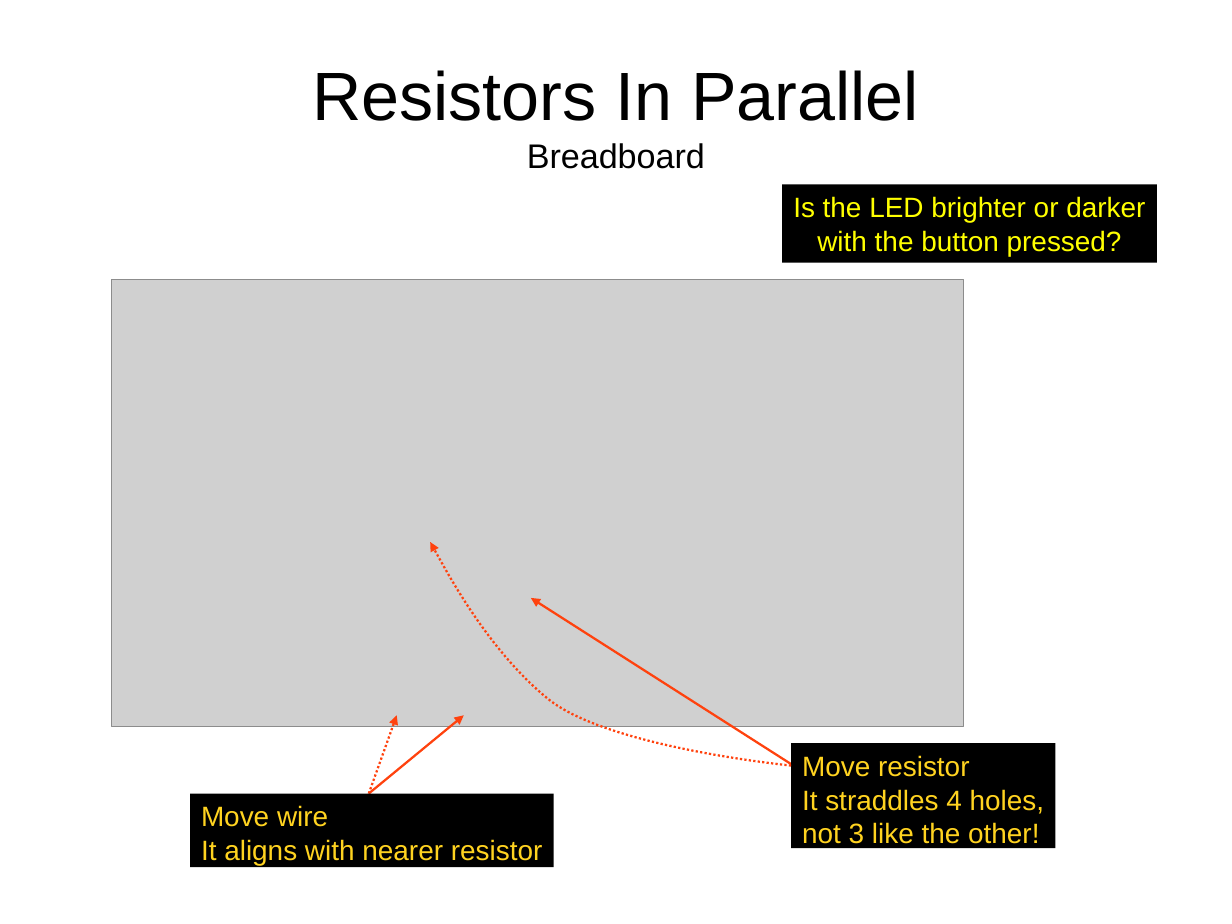
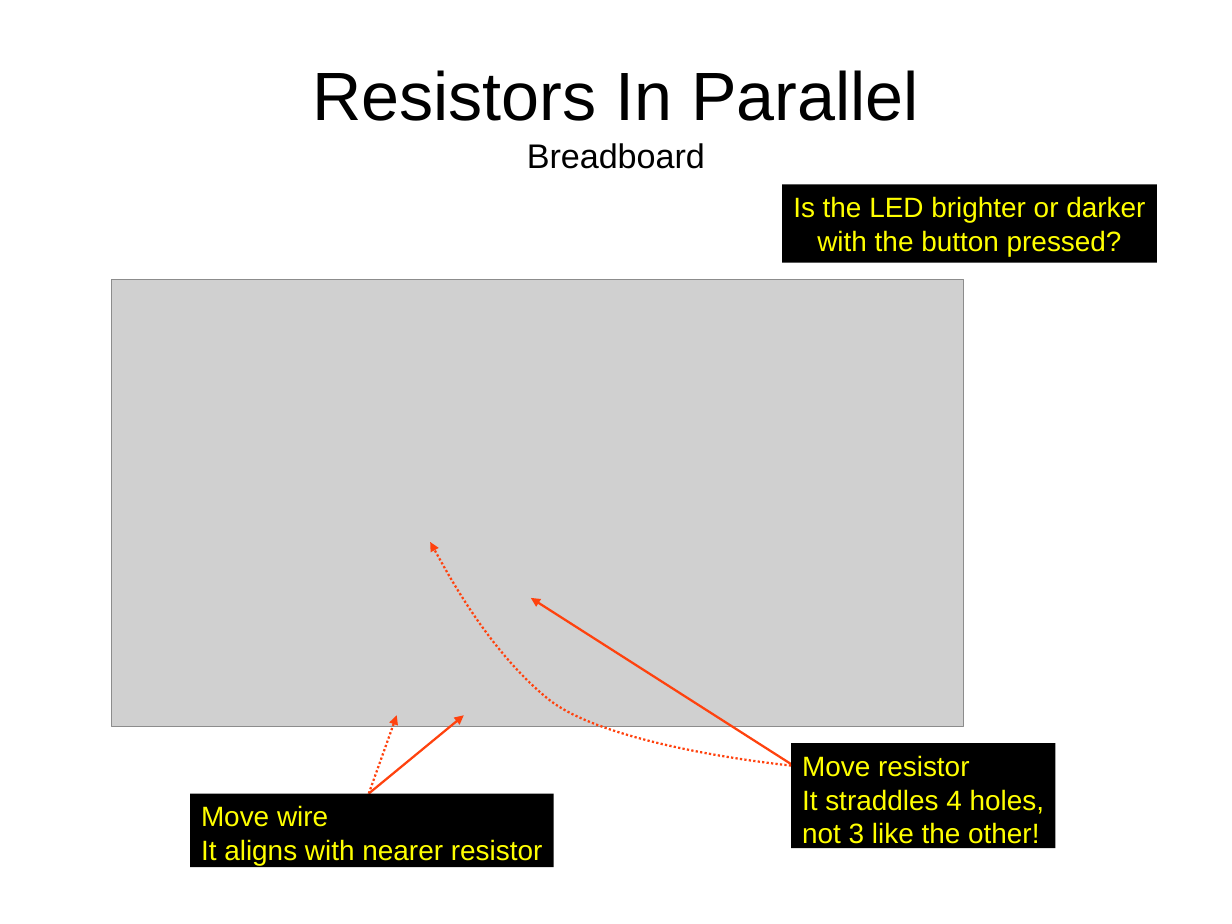
Before and after one commit to swarren/presentations, a slide deck: slide 30 of lcs-electronics-intro/lcs-electronics-intro.odp. Drawn at 1232x924 pixels with LibreOffice and Linux fonts; fonts in the diff are those of the drawing; grey boxes stand for pictures; background and template pictures are left out. Boxes give left, top, right and bottom in pixels: in the first picture for what was removed or moved away, otherwise in the second. Text is boxed around its words. In the diff, an @@ line names an element or a change of style, - is before the commit and + after.

```diff
--- a/lcs-electronics-intro/lcs-electronics-intro.odp
+++ b/lcs-electronics-intro/lcs-electronics-intro.odp
@@ rectangle "Move resistor" at [792, 743, 1056, 849]: text colour #FFD320 to #FFFF00 @@
@@ rectangle "Move wire" at [190, 794, 553, 868]: text colour #FFD320 to #FFFF00 @@
```
Also in this commit, not shown: 23 other slides changed, 17 other files.
